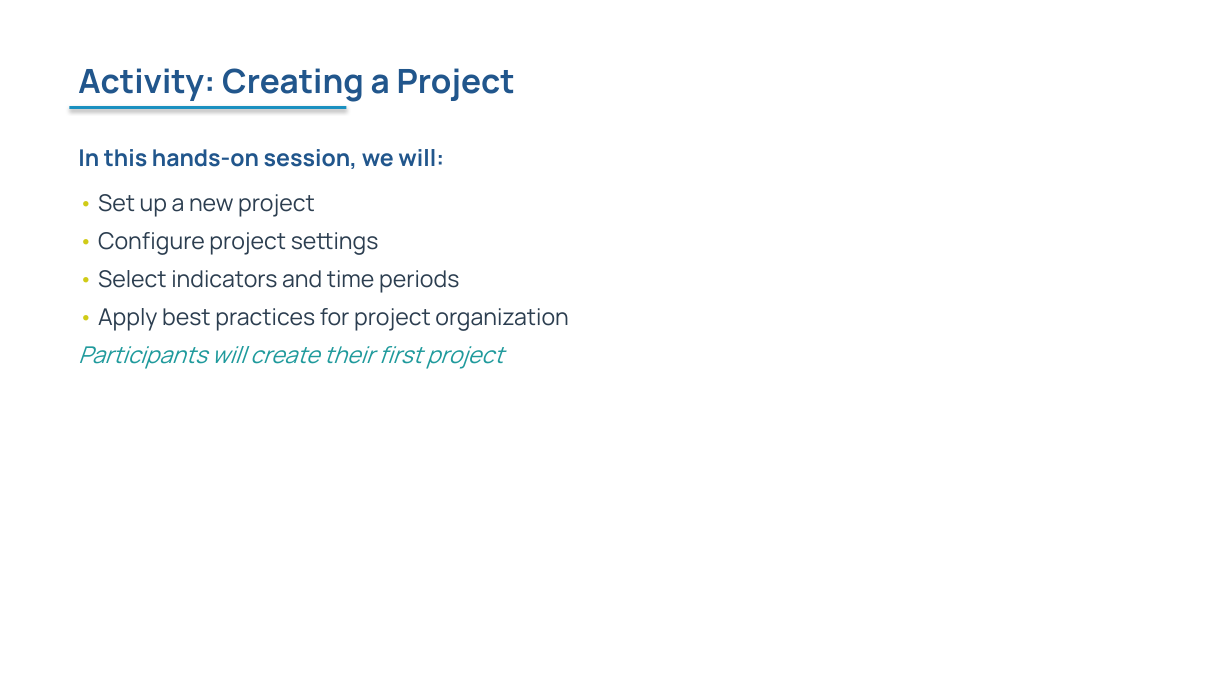
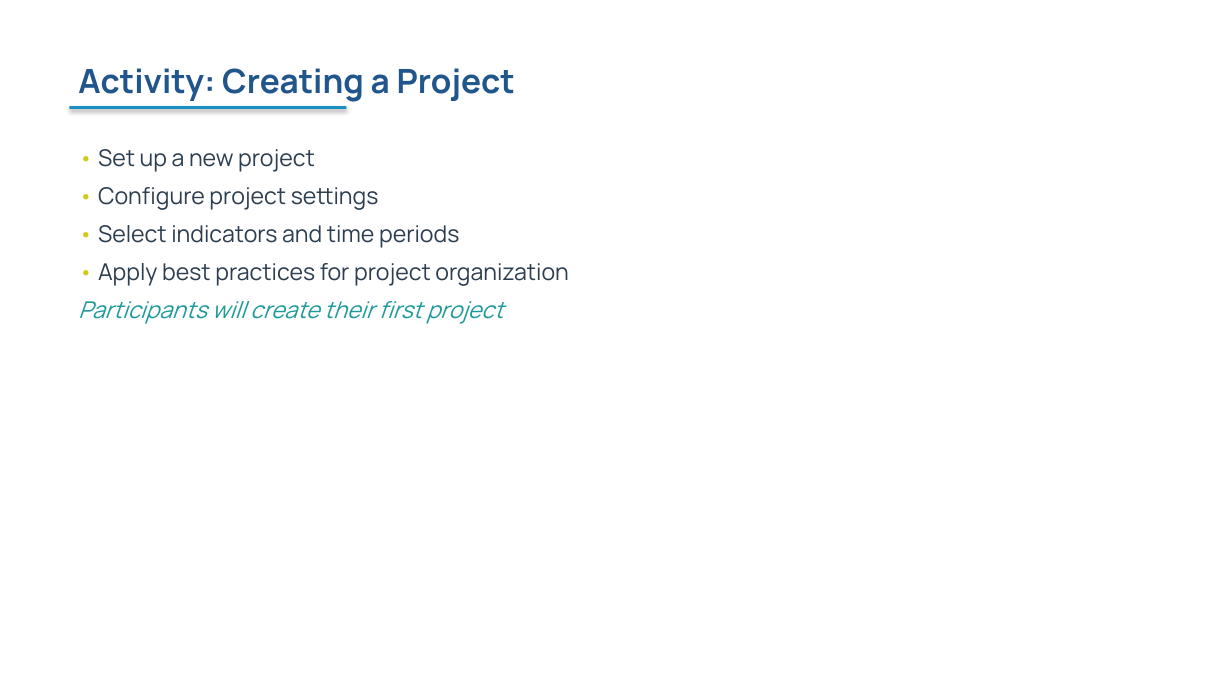
Before and after one commit to FASTR-Analytics/fastr-resource-hub, a slide deck: slide 104 of outputs/2026-zambia_deck.pptx. Drawn at 1232x693 pixels with LibreOffice and Linux fonts; fonts in the diff are those of the drawing. Boxes give left, top, right and bottom in pixels: in the first picture for what was removed or moved away, otherwise in the second. Text is boxed around its words. In the diff, an @@ line names an element or a change of style, - is before the commit and + after.

```diff
--- a/outputs/2026-zambia_deck.pptx
+++ b/outputs/2026-zambia_deck.pptx
@@ text at <box>78,149,444,169</box>: paragraph removed @@
-In this hands-on session, we will:
```
Also in this commit, not shown: 34 other slides changed, 1 slide added, 1 slide removed, 38 other files.
